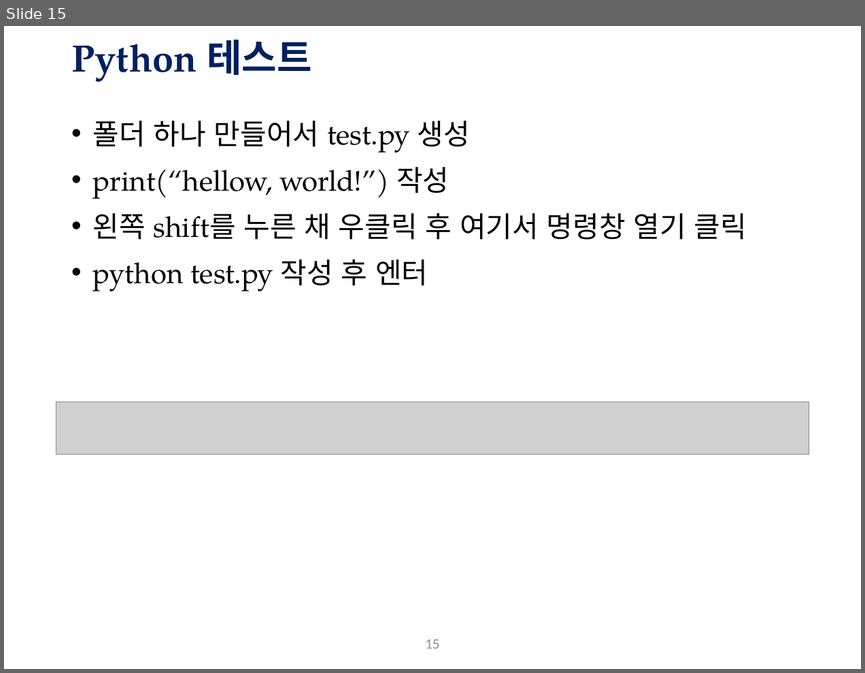
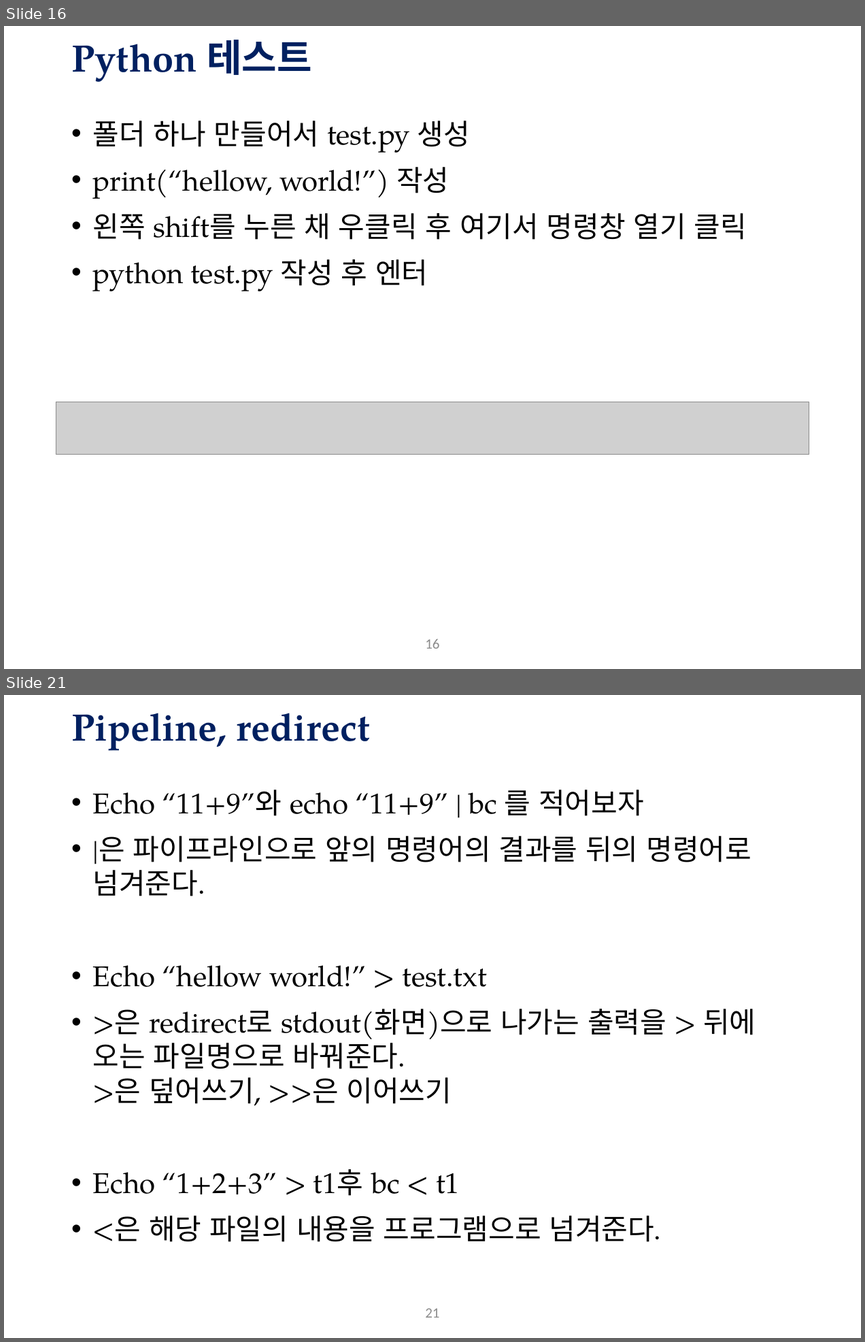
Before and after one commit to Hagazzusa/gykim.github.io, a slide deck: data/ot&env.pptx. Shown one above the other, each under a label of ours: slide 15 before the commit, slides 16 and 21 after it; the slides between them are not shown. The pictures are 865x673 and 865x1342 pixels, drawn with LibreOffice and Linux fonts; fonts in the diff are those of the drawing; grey boxes stand for pictures; background and template pictures are left out. Boxes give left, top, right and bottom in pixels: in the first picture for what was removed or moved away, otherwise in the second. Text is boxed around its words. In the diff, an @@ line names an element or a change of style, - is before the commit and + after.

```diff
--- a/data/ot&env.pptx
+++ b/data/ot&env.pptx
@@ slide 21 added at (4, 695, 861, 1338), background #FFFFFF; not listed: 1 template element that a slide beside it also shows @@
@@ title added at (71, 713, 370, 751), 32 pt, text #002060, bold @@
+Pipeline, redirect
@@ text added at (93, 790, 755, 1242), 24 pt, text #000000 @@
+• Echo “11+9”와 echo “11+9” | bc 를 적어보자
+• |은 파이프라인으로 앞의 명령어의 결과를 뒤의 명령어로 넘겨준다.
+• Echo “hellow world!” > test.txt
+• >은 redirect로 stdout(화면)으로 나가는 출력을 > 뒤에 오는 파일명으로 바꿔준다.
+  >은 덮어쓰기, >>은 이어쓰기
+• Echo “1+2+3” > t1후 bc < t1
+• <은 해당 파일의 내용을 프로그램으로 넘겨준다.
@@ what was slide 15 is now slide 16 @@
@@ page number at (425, 639, 439, 648): text changed @@
-15
+16
```
Also in this commit, not shown: 3 slides changed, 13 other slides added, 1 slide removed.
